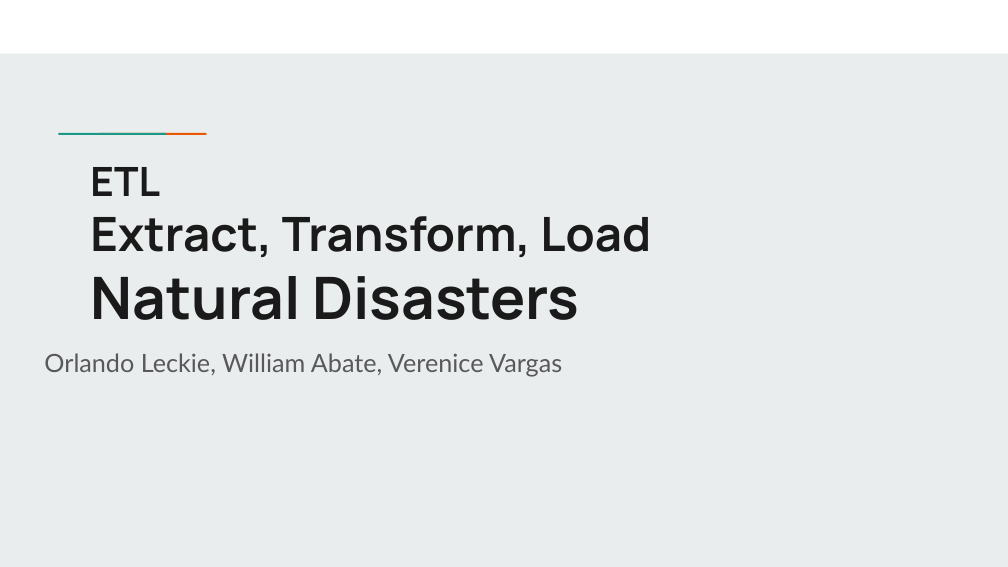
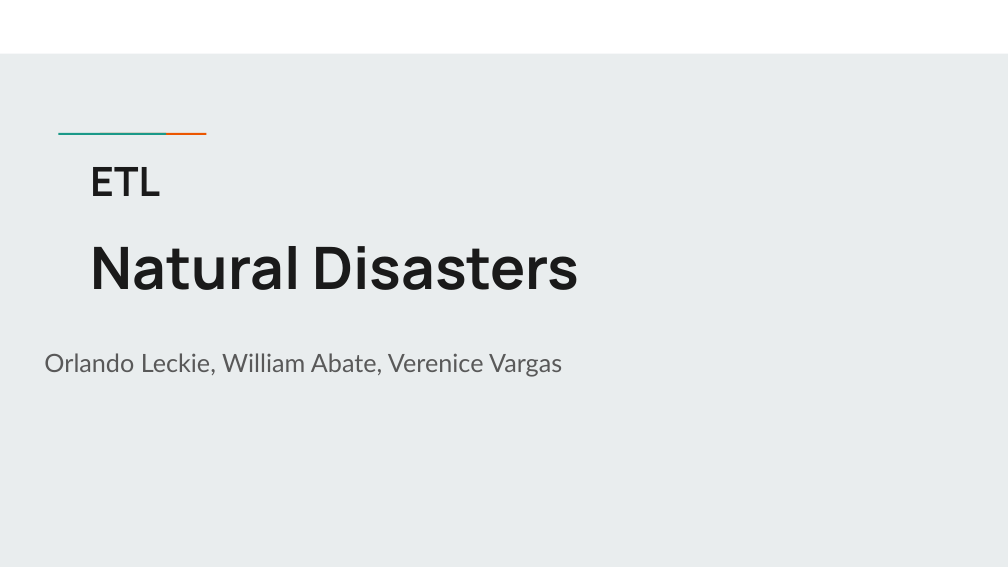
Before and after one commit to verevar/etl-project, a slide deck: slide 1 of ETL Extract, Transform, Load Natural Disasters.pptx. Drawn at 1008x567 pixels with LibreOffice and Linux fonts; fonts in the diff are those of the drawing. Boxes give left, top, right and bottom in pixels: in the first picture for what was removed or moved away, otherwise in the second. Text is boxed around its words. In the diff, an @@ line names an element or a change of style, - is before the commit and + after.

```diff
--- a/ETL Extract, Transform, Load Natural Disasters.pptx
+++ b/ETL Extract, Transform, Load Natural Disasters.pptx
@@ title at box(90, 216, 651, 257): paragraph removed @@
-Extract, Transform, Load
```
Also in this commit, not shown: 5 other slides changed, 4 slides added, 3 slides removed.
